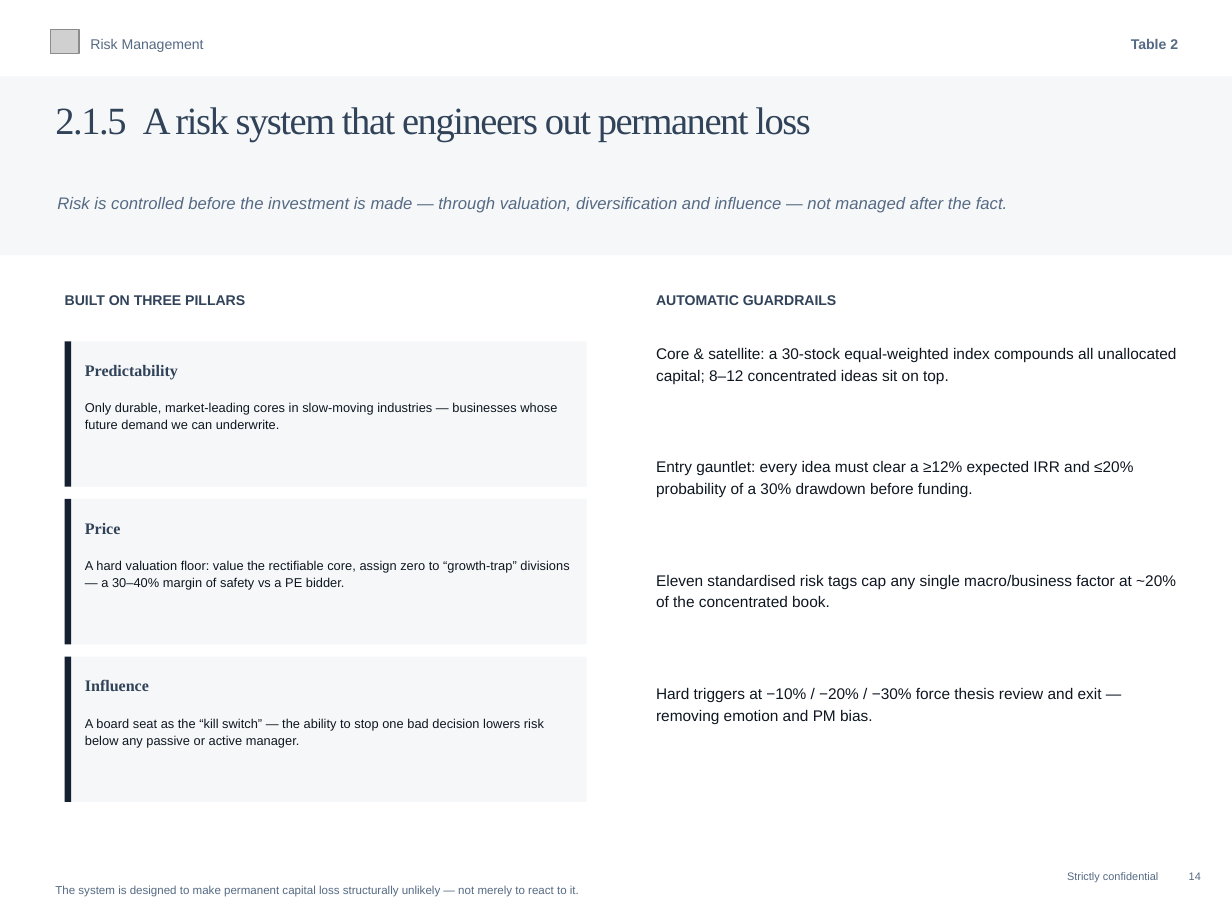
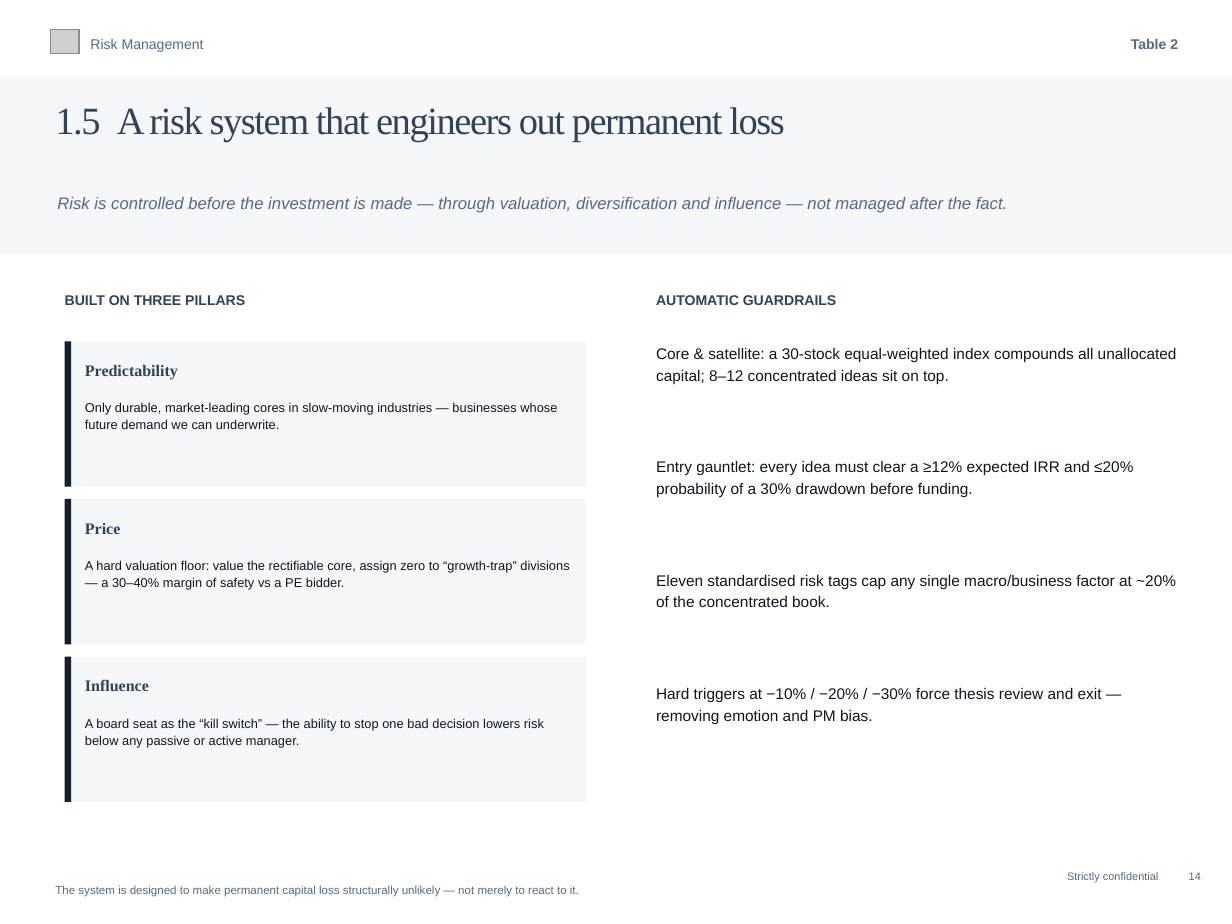
Before and after one commit to charette-lab/Claude, a slide deck: slide 17 of Athanase_Engaged_Ownership_Allocator_Deck.pptx. Drawn at 1232x924 pixels with LibreOffice and Linux fonts; fonts in the diff are those of the drawing; grey boxes stand for pictures. Boxes give left, top, right and bottom in pixels: in the first picture for what was removed or moved away, otherwise in the second. Text is boxed around its words. In the diff, an @@ line names an element or a change of style, - is before the commit and + after.

```diff
--- a/Athanase_Engaged_Ownership_Allocator_Deck.pptx
+++ b/Athanase_Engaged_Ownership_Allocator_Deck.pptx
@@ text at <box>55,107,785,142</box>: text changed @@
-2.1.5 A risk system that engineers out permanent loss
+1.5 A risk system that engineers out permanent loss
```
Also in this commit, not shown: 39 other slides changed, 1 other file.
